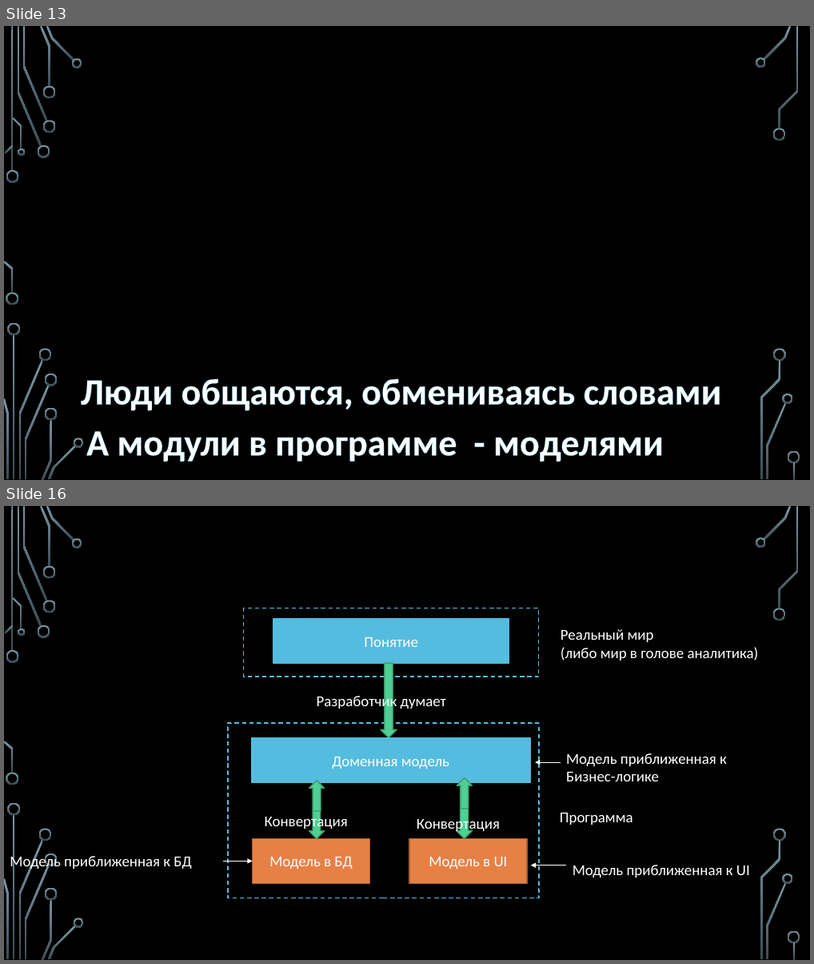
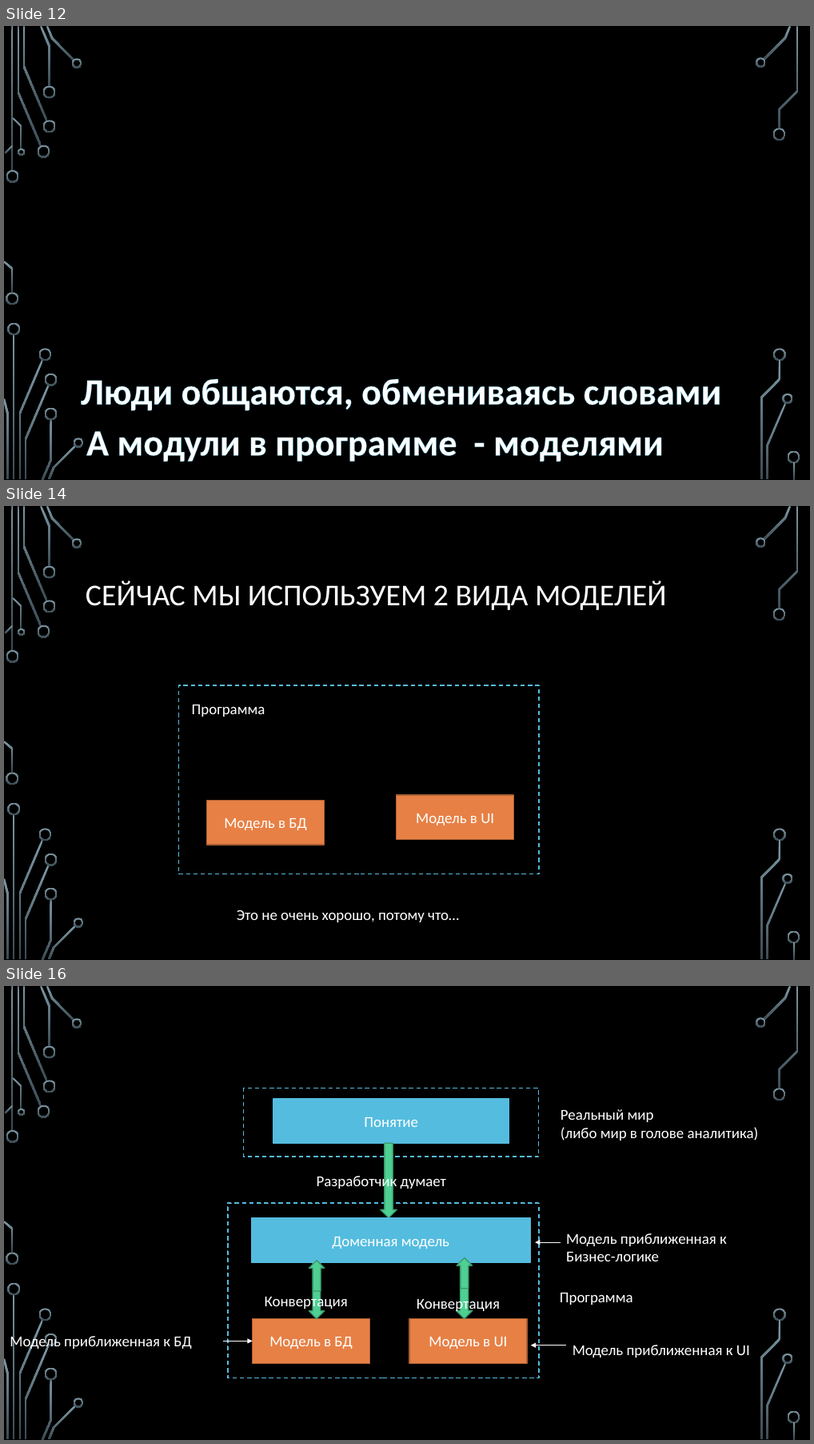
Before and after one commit to sergeyryskulov/Presentations, a slide deck: 8. Гексагональная архитектура/Архитектура больших проектов.pptx. Shown one above the other, each under a label of ours: slides 13 and 16 before the commit, slides 12, 14 and 16 after it; the slides between them are not shown. The pictures are 814x964 and 814x1444 pixels, drawn with LibreOffice and Linux fonts; fonts in the diff are those of the drawing; background and template pictures are left out. Boxes give left, top, right and bottom in pixels: in the first picture for what was removed or moved away, otherwise in the second. Text is boxed around its words. In the diff, an @@ line names an element or a change of style, - is before the commit and + after.

```diff
--- a/8. Гексагональная архитектура/Архитектура больших проектов.pptx
+++ b/8. Гексагональная архитектура/Архитектура больших проектов.pptx
@@ slide 14 added at <box>4,506,810,960</box>, background picture (left out); not listed: 36 template elements that a slide beside it also shows @@
@@ title added at <box>86,580,666,610</box>, 36 pt, text #FFFFFF @@
+СЕЙЧАС МЫ ИСПОЛЬЗУЕМ 2 ВИДА МОДЕЛЕЙ
@@ rectangle added at <box>179,685,539,874</box>, outline #54BCDF 1.25 pt dashed @@
@@ text added at <box>192,704,266,716</box>, 18 pt, text #FFFFFF @@
+Программа
@@ rectangle added at <box>206,800,324,844</box>, fill #E78045, outline #AB5F33 1.25 pt, 18 pt, text #FFFFFF @@
+Модель в БД
@@ rectangle added at <box>397,795,514,840</box>, fill #E78045, outline #AB5F33 1.25 pt, 18 pt, text #FFFFFF @@
+Модель в UI
@@ text added at <box>237,909,459,922</box>, 18 pt, text #FFFFFF @@
+Это не очень хорошо, потому что…
@@ what was slide 13 is now slide 12 @@
```
Also in this commit, not shown: 11 slides changed, 2 other slides added, 2 slides removed, 1 other file.
